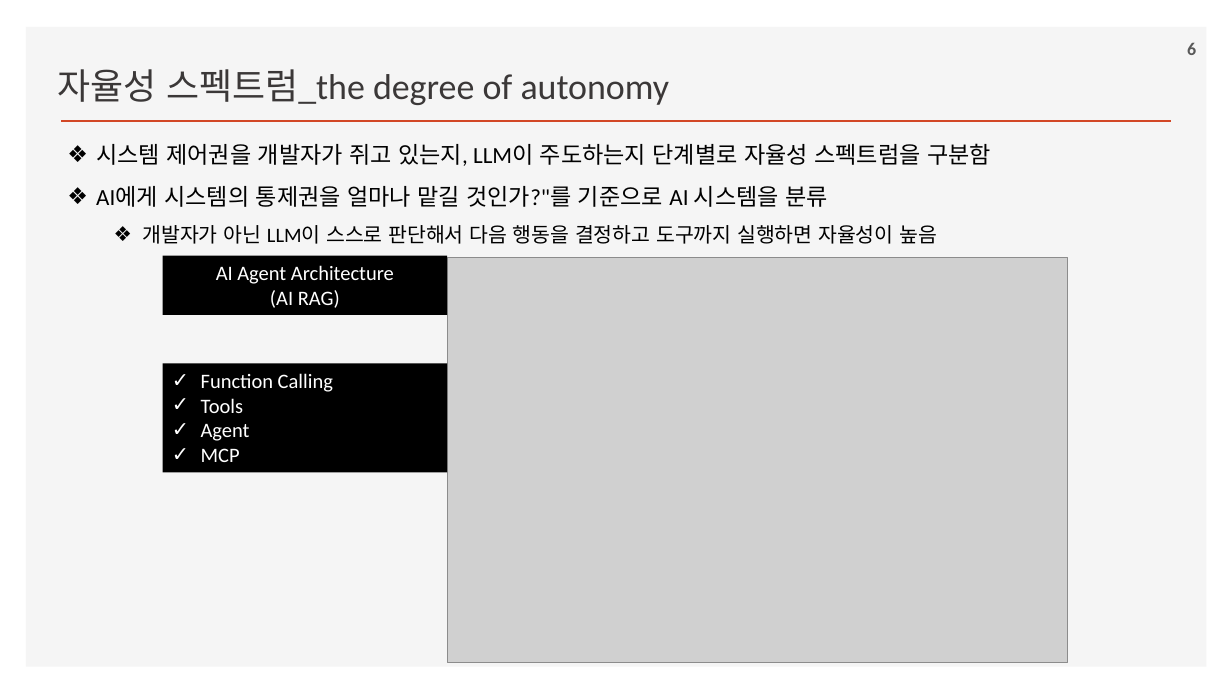
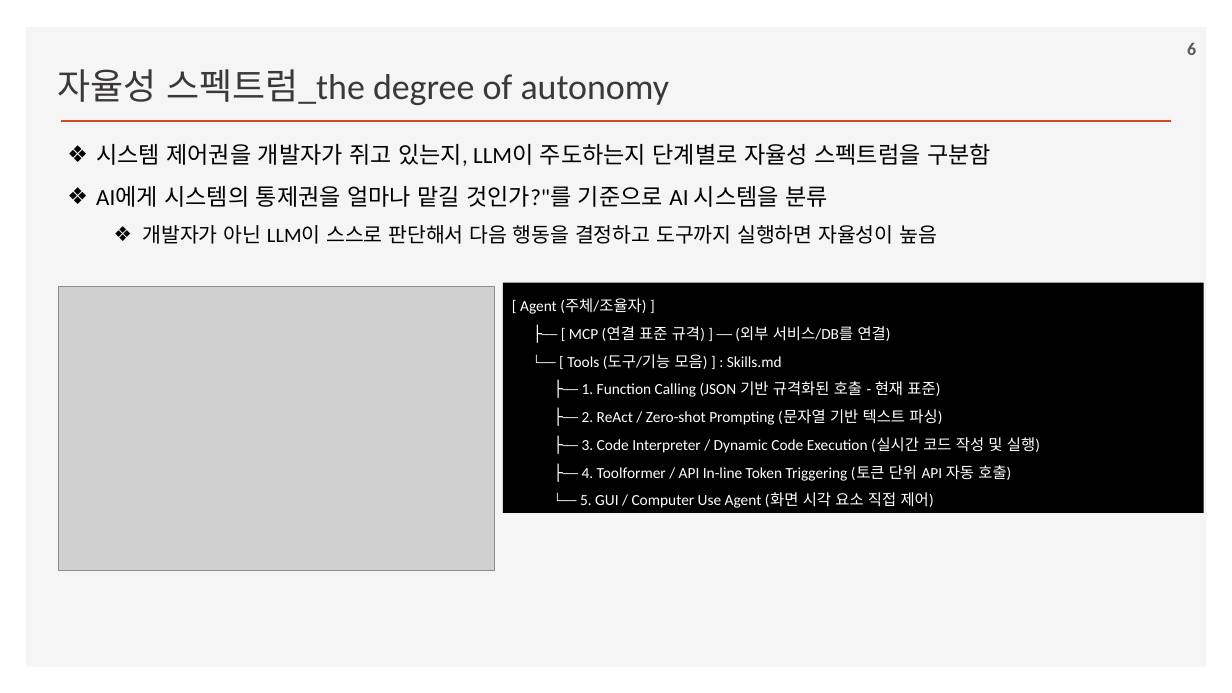
Before and after one commit to ancestor9/2026_Fall_Learning-Langchain-AI-Agent, a slide deck: slide 6 of ppts/CHAPTER 5 Cognitive Architectures with LangGraph.pptx. Drawn at 1232x693 pixels with LibreOffice and Linux fonts; fonts in the diff are those of the drawing; grey boxes stand for pictures; background and template pictures are left out. Boxes give left, top, right and bottom in pixels: in the first picture for what was removed or moved away, otherwise in the second. Text is boxed around its words. In the diff, an @@ line names an element or a change of style, - is before the commit and + after.

```diff
--- a/ppts/CHAPTER 5 Cognitive Architectures with LangGraph.pptx
+++ b/ppts/CHAPTER 5 Cognitive Architectures with LangGraph.pptx
@@ rectangle removed at [163,256,447,315] @@
-AI Agent Architecture
-(AI RAG)
@@ picture: place and size @@
-picture at [447,258,1068,663]
+picture at [58,287,494,571]
@@ rectangle added at [503,283,1203,513], fill #000000, 12 pt, text #FFFFFF @@
+[ Agent (주체/조율자) ]
+├── [ MCP (연결 표준 규격) ] ── (외부 서비스/DB를 연결)
+└── [ Tools (도구/기능 모음) ] : Skills.md
+├── 1. Function Calling (JSON 기반 규격화된 호출 - 현재 표준)
+├── 2. ReAct / Zero-shot Prompting (문자열 기반 텍스트 파싱)
+├── 3. Code Interpreter / Dynamic Code Execution (실시간 코드 작성 및 실행)
+├── 4. Toolformer / API In-line Token Triggering (토큰 단위 API 자동 호출)
+└── 5. GUI / Computer Use Agent (화면 시각 요소 직접 제어)
@@ rectangle removed at [163,363,447,472] @@
-✓ Function Calling
-✓ Tools
-✓ Agent
-✓ MCP
```
Also in this commit, not shown: 5 other slides changed, 1 slide added, 1 slide removed.
